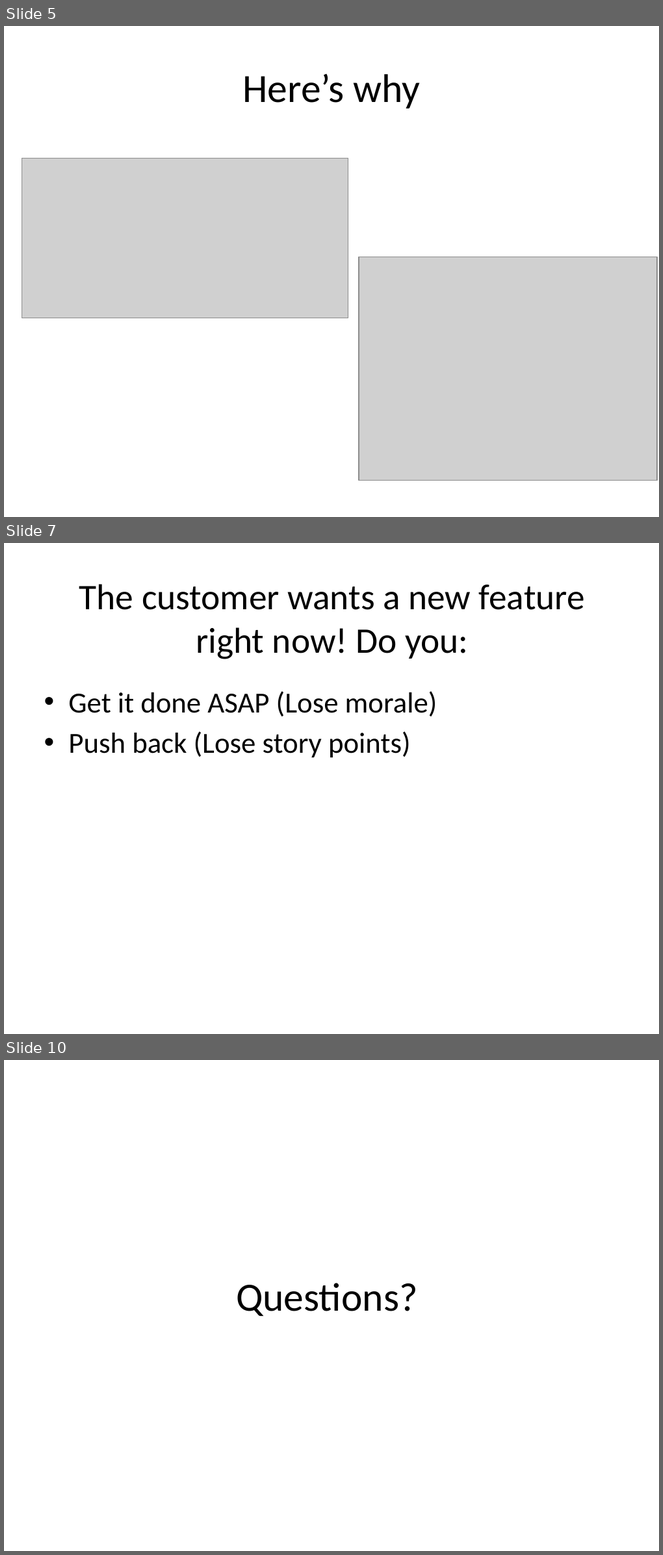
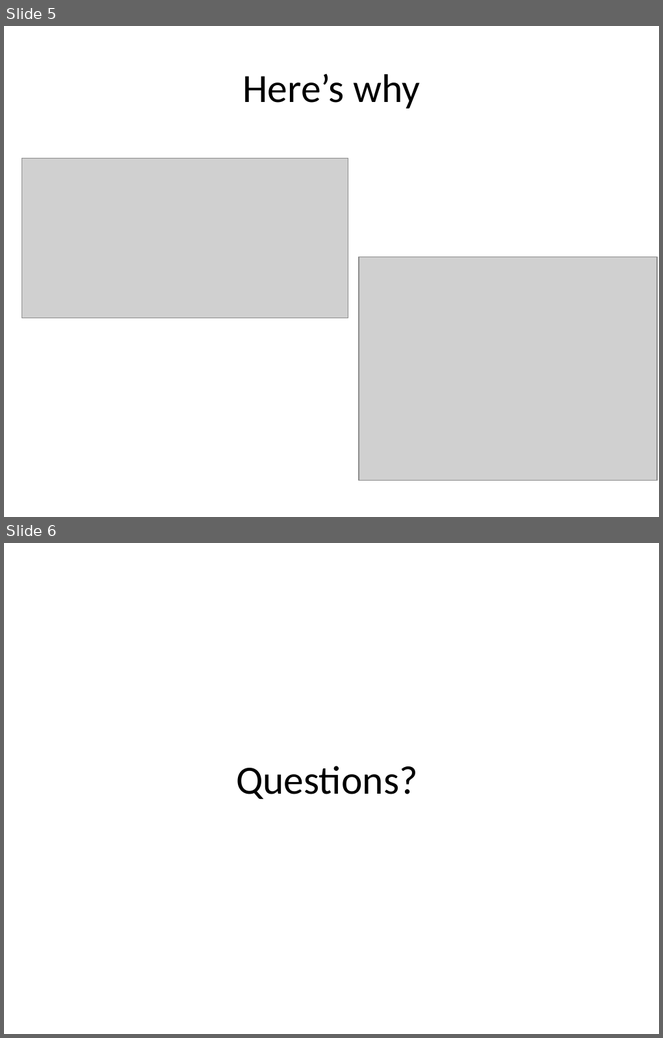
Before and after one commit to leohemsted/oregon_roadmap, a slide deck: Oregon Roadmap.pptx. Shown one above the other, each under a label of ours: slides 5, 7 and 10 before the commit, slides 5 and 6 after it; the slides between them are not shown. The pictures are 663x1555 and 663x1038 pixels, drawn with LibreOffice and Linux fonts; fonts in the diff are those of the drawing; grey boxes stand for pictures. Boxes give left, top, right and bottom in pixels: in the first picture for what was removed or moved away, otherwise in the second. Text is boxed around its words. In the diff, an @@ line names an element or a change of style, - is before the commit and + after.

```diff
--- a/Oregon Roadmap.pptx
+++ b/Oregon Roadmap.pptx
@@ slide 7 removed at bbox=[4, 543, 659, 1034], background #FFFFFF @@
@@ title removed at bbox=[79, 584, 585, 659] @@
-The customer wants a new feature right now! Do you:
@@ text removed at bbox=[68, 691, 438, 758] @@
-• Get it done ASAP (Lose morale)
-• Push back (Lose story points)
@@ what was slide 10 is now slide 6 @@
```
Also in this commit, not shown: 3 other slides removed.
